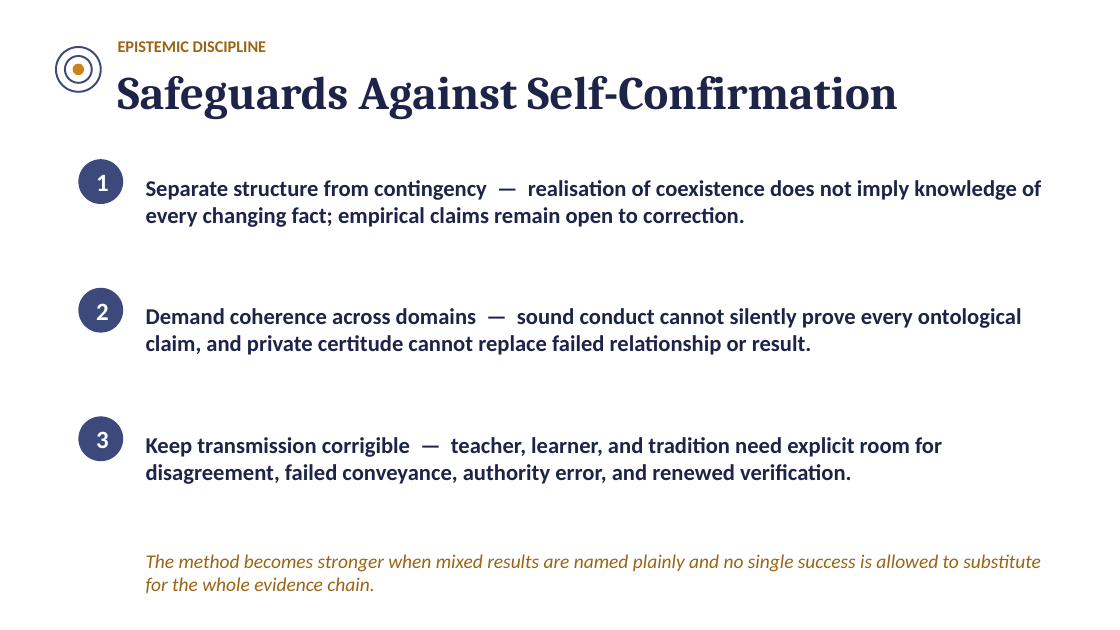
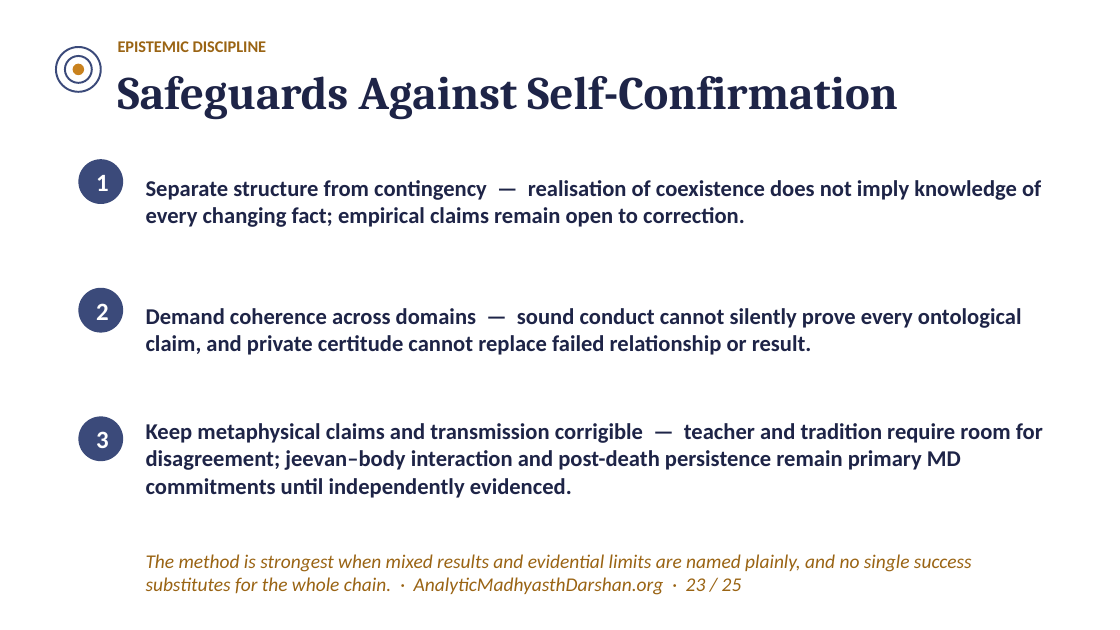
Before and after one commit to raghavamohan/AnalyticMadhyasthDarshan, a slide deck: slide 23 of Studies/Knowledge-Knower-And-Known/The-Epistemology-of-Coexistence-Madhyasth-Darshan.pptx (slide 21 before the commit). Drawn at 1120x630 pixels with LibreOffice and Linux fonts; fonts in the diff are those of the drawing. Boxes give left, top, right and bottom in pixels: in the first picture for what was removed or moved away, otherwise in the second. Text is boxed around its words. In the diff, an @@ line names an element or a change of style, - is before the commit and + after.

```diff
--- a/Studies/Knowledge-Knower-And-Known/The-Epistemology-of-Coexistence-Madhyasth-Darshan.pptx
+++ b/Studies/Knowledge-Knower-And-Known/The-Epistemology-of-Coexistence-Madhyasth-Darshan.pptx
@@ text at <box>146,423,1043,498</box>: text changed @@
-Keep transmission corrigible — teacher, learner, and tradition need explicit room for disagreement, failed conveyance, authority error, and renewed verification.
+Keep metaphysical claims and transmission corrigible — teacher and tradition require room for disagreement; jeevan–body interaction and post-death persistence remain primary MD commitments until independently evidenced.
@@ text at <box>146,554,972,595</box>: text changed @@
-The method becomes stronger when mixed results are named plainly and no single success is allowed to substitute for the whole evidence chain.
+The method is strongest when mixed results and evidential limits are named plainly, and no single success substitutes for the whole chain. · AnalyticMadhyasthDarshan.org · 23 / 25
```
Also in this commit, not shown: 22 other slides changed, 2 slides added, 1 other file.
